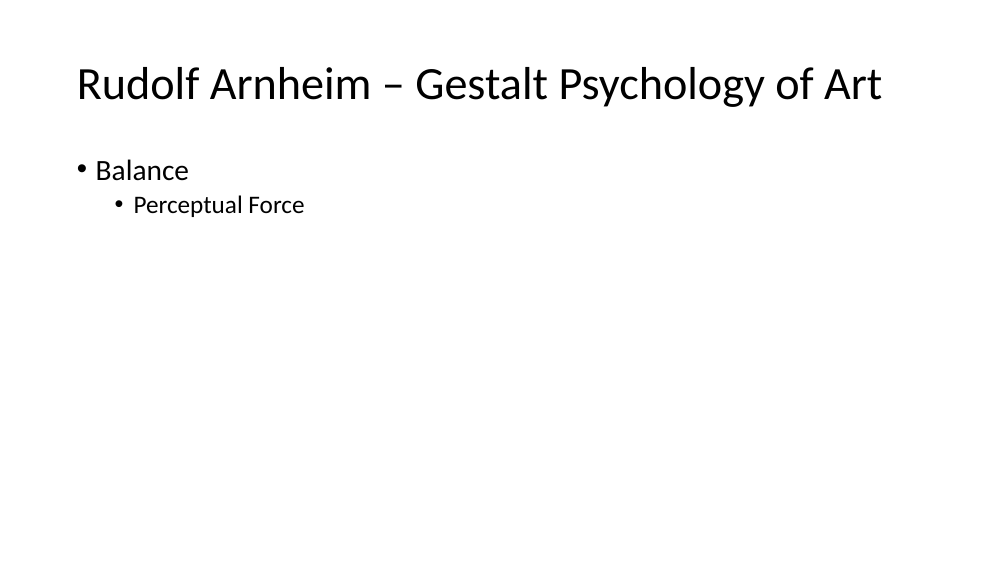
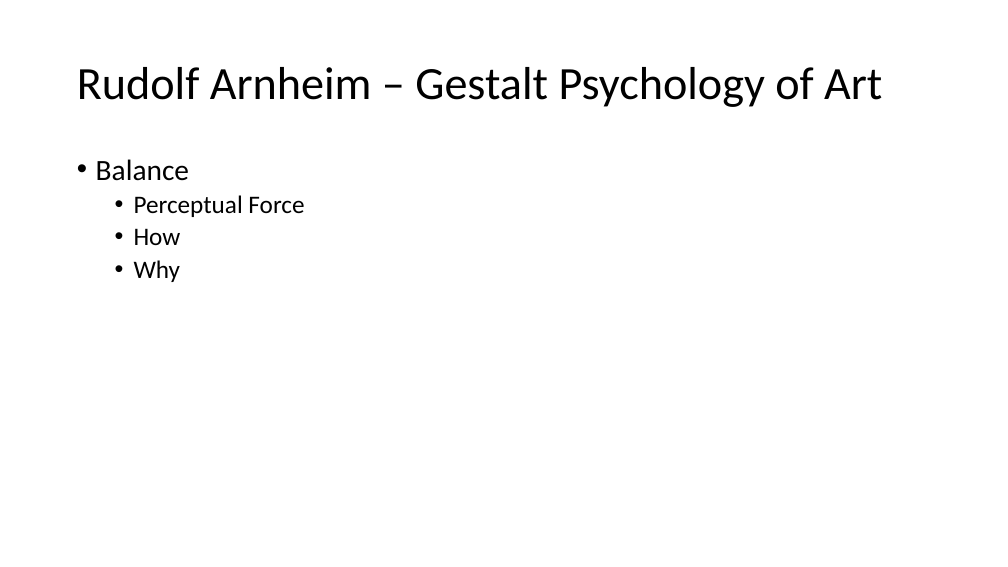
Before and after one commit to PatriciaXiao/Conclusion, a slide deck: slide 13 of Conclusion.pptx (slide 14 before the commit). Drawn at 1008x567 pixels with LibreOffice and Linux fonts; fonts in the diff are those of the drawing. Boxes give left, top, right and bottom in pixels: in the first picture for what was removed or moved away, otherwise in the second. Text is boxed around its words. In the diff, an @@ line names an element or a change of style, - is before the commit and + after.

```diff
--- a/Conclusion.pptx
+++ b/Conclusion.pptx
@@ text at [134,228,181,282]: paragraphs added @@
+  • How
+  • Why
```
Also in this commit, not shown: 2 other slides changed, 1 slide removed, 1 other file.
